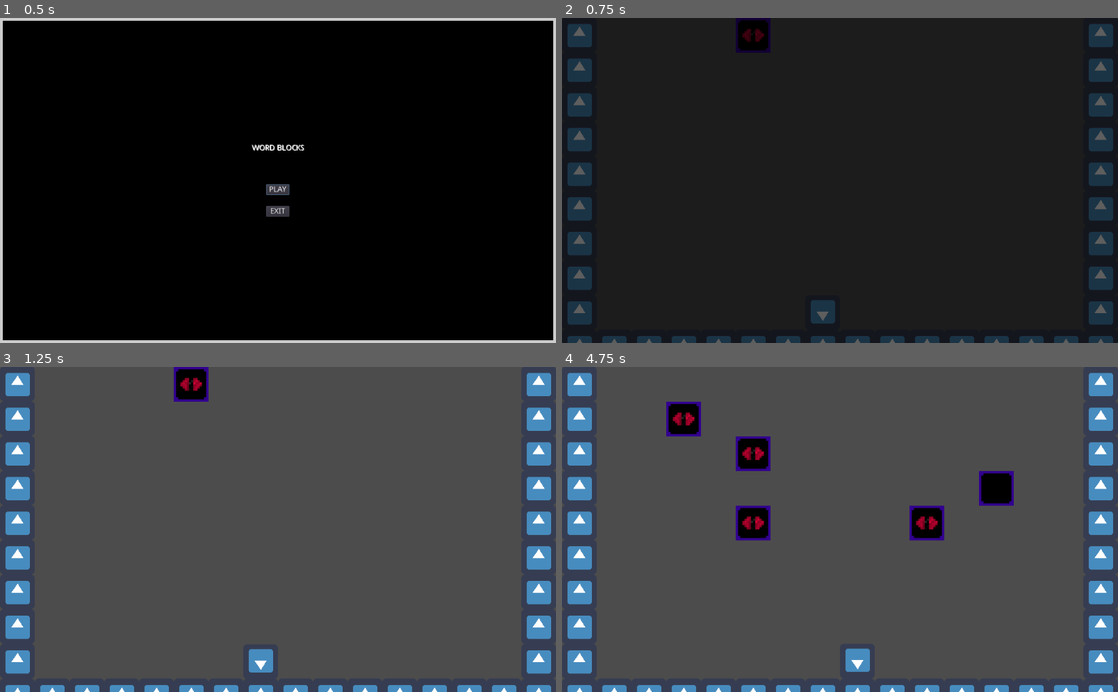
Above: before the commit, frames 1-4 (two rows, left to right).
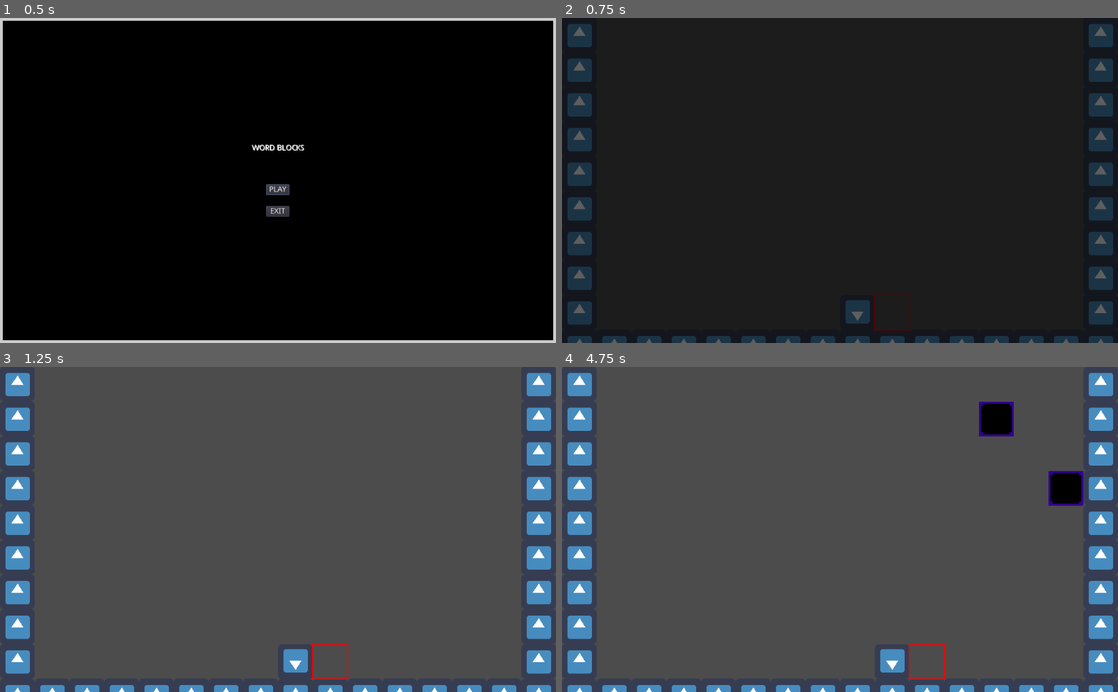
Above: after the commit, the same moments.

Repository: wlehoang/WordBlocks
Game: Godot game, scene res://main.tscn
The game is run twice, just before and just after one commit, with the same random seed, the same clock (stepped at 60 frames per second) and the same inputs. The engine's default icon, where the game draws it, is replaced by a stand-in: a white triangle on a blue panel in a dark square.
Inputs:
- Up to frame 1 (0.5 s): no input
- Up to frame 2 (0.75 s): click "PLAY" at 0.5 s
- Up to frame 3 (1.25 s): no input
- Up to frame 4 (4.75 s): hold E (drop, bound only after the commit) 1.28-2.03 s; hold D (move_right) 1.28-2.78 s; tap W (pickup, bound only after the commit) at 1.55, 2.1, 3.05, 3.6, 4.55 s; tap Enter at 2, 4.25 s; tap E (drop, bound only after the commit) at 2.3, 3.8 s; hold A (move_left) 2.78-3.53 s; hold E (drop, bound only after the commit) 2.78-3.53 s; tap Space at 3.5 s; hold D (move_right) from 3.53 s (still down); hold E (drop, bound only after the commit) from 4.28 s (still down)

Frame 1 is identical in both runs. In frame 2, 1.4% of the frame differs, in the area x 31-63%, y 0-97%; in frame 3, 1.4%; in frame 4, 5.4%, in the area x 18-94%, y 10-97%.

Commit message:
new player movement behavior, player block pickup, fixed gaps between falling blocks

Diff:
--- a/entities/blocks/blocks.gd
+++ b/entities/blocks/blocks.gd
@@ -1,9 +1,13 @@
 extends KinematicBody2D
+
+export (String) var block_type = "empty"
 
 func _ready():
 	get_parent().get_node("%BlockFallTimer").connect("timeout", self, "onBlockFallTimer_timeout")
+	add_to_group("block")
 
 func onBlockFallTimer_timeout():
 	var posDelta = Vector2.ZERO
-	posDelta.y += get_parent().cell_size;
-	var collision = move_and_collide(posDelta)
+	posDelta.y += get_parent().tile_size;
+	if not test_move(transform, posDelta):
+		var collision = move_and_collide(posDelta)
--- a/entities/blocks/blocks.tscn
+++ b/entities/blocks/blocks.tscn
@@ -510,7 +510,7 @@
 "name": "block_empty",
 "speed": 5.0
 }, {
-"frames": [ SubResource( 132 ), SubResource( 85 ), SubResour …(98 unchanged characters)…  86 ), SubResource( 86 ), SubResource( 85 ) ],
+"frames": [ SubResource( 132 ), SubResource( 85 ), SubResour …(98 unchanged characters)…  86 ), SubResource( 86 ), SubResource( 86 ), SubResource( 86 ), SubResource( 86 ), SubResource( 86 ), SubResource( 86 ), SubResource( 86 ), SubResource( 85 ) ],
 "loop": true,
 "name": "block_eye",
 "speed": 8.0
@@ -636,18 +636,20 @@
 "speed": 8.0
 } ]
 
-[sub_resource type="RectangleShape2D" id=66]
-extents = Vector2( 24, 24 )
+[sub_resource type="RectangleShape2D" id=133]
+extents = Vector2( 32, 32 )
 
 [node name="Blocks" type="KinematicBody2D"]
-position = Vector2( 656, 528 )
+position = Vector2( 32, 32 )
+moving_platform_apply_velocity_on_leave = 2
 script = ExtResource( 2 )
 
 [node name="AnimatedSprite" type="AnimatedSprite" parent="."]
+scale = Vector2( 1.34, 1.34 )
 frames = SubResource( 131 )
-animation = "block_eye"
-frame = 3
+animation = "block_empty"
 playing = true
 
 [node name="CollisionShape2D" type="CollisionShape2D" parent="."]
-shape = SubResource( 66 )
+scale = Vector2( 0.99, 0.99 )
+shape = SubResource( 133 )
--- a/entities/player/player.gd
+++ b/entities/player/player.gd
@@ -1,26 +1,84 @@
 extends KinematicBody2D
-var screen_size
-var speed = 128
-var cell_size = 64
+
+onready var facing = $FacingRayCast
+onready var selectionarea = $SelectionArea
+
+var tile_size
+var inventory = null
+var gravity = 1000
 
 func _ready():
-	#screen_size = get_viewport_rect().size
-	#position.x = clamp(screen_size.x/2, 25, screen_size.x - 25)
-	#position.y = clamp(screen_size.y-55, 25, screen_size.y - 25)
+	tile_size = get_parent().tile_size
+	facing.cast_to = Vector2(tile_size, 0)
 	add_to_group("player")
 
-func position_snapped(pos:Vector2):
-	return (pos / cell_size).floor() * cell_size
+func _physics_process(delta):
+	move_and_slide(Vector2(0, gravity), Vector2.UP)
+	if int(position.x) % 32 != 0:
+		position.x = round(position.x / 32) * 32
 
-# warning-ignore:unused_argument
-func _process(delta):
-	pass
+func _unhandled_input(event):
+	if event.is_action_pressed("select_down"):
+		handle_selection_area("down")
+	elif event.is_action_pressed("select_right"):
+		handle_selection_area("right")
+	elif event.is_action_pressed("select_left"):
+		handle_selection_area("left")
+	elif event.is_action_pressed("move_right"):
+		handle_move("right")
+	elif event.is_action_pressed("move_left"):
+		handle_move("left")
+	elif event.is_action_pressed("pickup"):
+		if not inventory:
+			var all_selected = get_tree().get_nodes_in_group("selected")
+			if all_selected.size() > 0:
+				inventory = all_selected[0].block_type
+				all_selected[0].queue_free()
+				print("block picked up: " + str(inventory))
+	elif event.is_action_pressed("drop"):
+		print("block dropped: " + str(inventory))
+		inventory = null
 
-func _input(evt):
-	var posDelta = Vector2.ZERO
-	if evt.is_action_pressed("move_right"):
-		posDelta.x += cell_size
-	if evt.is_action_pressed("move_left"):
-		posDelta.x -= cell_size
+func handle_selection_area(area: String):
+	if area == "down":
+		selectionarea.global_position.x = global_position.x - tile_size
+		selectionarea.global_position.y = global_position.y + tile_size
+	elif area == "right":
+		selectionarea.global_position.x = global_position.x
+		selectionarea.global_position.y = global_position.y
+	elif area == "left":
+		selectionarea.global_position.x = global_position.x - 2*tile_size
+		selectionarea.global_position.y = global_position.y
 
-	var collision = move_and_collide(posDelta)
+func handle_move(direction: String):
+	var pos_delta = Vector2.ZERO
+	if direction == "right":
+		pos_delta.x += tile_size
+		facing.cast_to = Vector2(tile_size, 0)
+	elif direction == "left":
+		pos_delta.x -= tile_size
+		facing.cast_to = Vector2(-tile_size, 0)
+	var collision = move_and_collide(pos_delta)
+	if collision:
+		var collided_object = collision.get_collider()
+		if collided_object.is_in_group("block"):
+			handle_jump()
+			collision = move_and_collide(pos_delta)
+	if direction == "right":
+		handle_selection_area("right")
+	elif direction == "left":
+		handle_selection_area("left")
+
+func handle_jump():
+	var pos_delta = Vector2.ZERO
+	pos_delta.y -= (tile_size * 1.01)
+	if is_on_floor():
+		var collision = move_and_collide(pos_delta)
+
+func _on_SelectionArea_body_entered(body):
+	if body.is_in_group("block"):
+		body.add_to_group("selected")
+
+func _on_SelectionArea_body_exited(body):
+	if body.is_in_group("block"):
+		body.remove_from_group("selected")
--- a/entities/player/player.tscn
+++ b/entities/player/player.tscn
@@ -6,23 +6,47 @@
 [sub_resource type="RectangleShape2D" id=1]
 extents = Vector2( 32, 32 )
 
+[sub_resource type="RectangleShape2D" id=2]
+extents = Vector2( 24.2424, 24.2424 )
+
 [node name="Player" type="KinematicBody2D"]
-position = Vector2( 400, 512 )
+position = Vector2( 32, 632 )
+moving_platform_apply_velocity_on_leave = 2
 script = ExtResource( 2 )
-__meta__ = {
-"_edit_group_": true
-}
 
 [node name="Sprite" type="Sprite" parent="."]
 texture = ExtResource( 1 )
 flip_v = true
 
 [node name="CollisionShape2D" type="CollisionShape2D" parent="."]
+scale = Vector2( 0.99, 0.99 )
 shape = SubResource( 1 )
-__meta__ = {
-"_edit_group_": true
-}
-
-[node name="Position2D" type="Position2D" parent="."]
 
 [node name="AnimationPlayer" type="AnimationPlayer" parent="."]
+
+[node name="FacingRayCast" type="RayCast2D" parent="."]
+modulate = Color( 0, 0, 0, 1 )
+self_modulate = Color( 0, 0, 0, 1 )
+enabled = true
+cast_to = Vector2( 64, 0 )
+
+[node name="SelectionArea" type="Area2D" parent="."]
+z_index = 1
+
+[node name="CollisionShape2D" type="CollisionShape2D" parent="SelectionArea"]
+position = Vector2( 64, 0 )
+scale = Vector2( 0.99, 0.99 )
+shape = SubResource( 2 )
+
+[node name="ColorRect" type="ReferenceRect" parent="SelectionArea"]
+margin_left = 32.0
+margin_top = -32.0
+margin_right = 96.0
+margin_bottom = 32.0
+focus_mode = 2
+mouse_filter = 2
+border_width = 2.0
+editor_only = false
+
+[connection signal="body_entered" from="SelectionArea" to="." method="_on_SelectionArea_body_entered"]
+[connection signal="body_exited" from="SelectionArea" to="." method="_on_SelectionArea_body_exited"]
--- a/levels/level_1/level_1.gd
+++ b/levels/level_1/level_1.gd
@@ -1,32 +1,26 @@
 extends Node2D
 
 const Blocks = preload("res://entities/blocks/blocks.tscn")
+export (String) var scene_name
+export (int) var tile_size = 64
 
-var cell_size = 64
+signal scene_changed(scene_name)
 
 func _ready():
-	set_process_input(true)
-	randomize()
-	spawn(randi() % 20)
+	add_to_group("map")
 
 func _process(delta):
 	pass
-	#randomize()
-	#spawn(randi() % 20)
 
-func spawn(column):
-	var node = Blocks.instance()
-	var current_animation : String = node.get_node("AnimatedSprite").animation
-	var sprite_texture : Texture = node.get_node("AnimatedSprite").frames.get_frame(current_animation, 0)
-	var block_size = Vector2(cell_size, cell_size)
-	var texture_size = sprite_texture.get_size()
-	var scale_factor = block_size * 0.99 / texture_size
-	node.scale = scale_factor
-	var spawn_x = (column + 1.5) * block_size.x
-	node.position = (Vector2(spawn_x, block_size.y / 2))
-	add_child(node)
+func handle_block_spawn(column):
+	var block = Blocks.instance()
+	var current_animation : String = block.get_node("AnimatedSprite").animation
+	block.position = (Vector2((column + 1.5) * tile_size, tile_size / 2))
+	add_child(block)
 
+func handle_next_level():
+	emit_signal("scene_changed", scene_name)
 
 func _on_BlockSpawnTimer_timeout():
 	randomize()
-	spawn(randi() % 20)
+	handle_block_spawn(randi() % 14)
--- a/levels/level_1/level_1.tscn
+++ b/levels/level_1/level_1.tscn
@@ -4,8 +4,8 @@
 [ext_resource path="res://entities/player/player.tscn" type="PackedScene" id=2]
 [ext_resource path="res://icon.png" type="Texture" id=3]
 
-[sub_resource type="ConvexPolygonShape2D" id=1]
-points = PoolVector2Array( 64, 64, 0, 64, 0, 0, 64, 0 )
+[sub_resource type="ConvexPolygonShape2D" id=3]
+points = PoolVector2Array( 64, 64, 0, 64, 0.716736, 1.05162, 63.6775, 0.716721 )
 
 [sub_resource type="TileSet" id=2]
 0/name = "icon.png 0"
@@ -18,20 +18,21 @@
 0/navigation_offset = Vector2( 0, 0 )
 0/shape_offset = Vector2( 0, 0 )
 0/shape_transform = Transform2D( 1, 0, 0, 1, 0, 0 )
-0/shape = SubResource( 1 )
+0/shape = SubResource( 3 )
 0/shape_one_way = false
 0/shape_one_way_margin = 1.0
 0/shapes = [ {
 "autotile_coord": Vector2( 0, 0 ),
 "one_way": false,
 "one_way_margin": 1.0,
-"shape": SubResource( 1 ),
+"shape": SubResource( 3 ),
 "shape_transform": Transform2D( 1, 0, 0, 1, 0, 0 )
 } ]
 0/z_index = 0
 
 [node name="Level" type="Node2D"]
 script = ExtResource( 1 )
+scene_name = "level1"
 
 [node name="TileMap" type="TileMap" parent="."]
 position = Vector2( 0, -1 )
@@ -43,9 +44,13 @@
 tile_data = PoolIntArray( 0, 0, 0, 15, 0, 0, 65536, 0, 0, 65551, 0, 0, 131072, 0, 0, 131087, 0, 0, 196608, 0, 0, 196623 …(372 unchanged characters)…
 
 [node name="Player" parent="." instance=ExtResource( 2 )]
-position = Vector2( 480, 544 )
+position = Vector2( 544, 544 )
+__meta__ = {
+"_edit_group_": true
+}
 
 [node name="BlockSpawnTimer" type="Timer" parent="."]
+wait_time = 2.0
 autostart = true
 
 [node name="BlockFallTimer" type="Timer" parent="."]
--- a/project.godot
+++ b/project.godot
@@ -34,9 +34,34 @@
 "events": [ Object(InputEventKey,"resource_local_to_scene":false,"resource_name":"","device":0,"alt":false,"shift":false,"control":false,"meta":false,"command":false,"pressed":false,"scancode":68,"physical_scancode":0,"unicode":0,"echo":false,"script":null)
  ]
 }
+select_down={
+"deadzone": 0.5,
+"events": [ Object(InputEventKey,"resource_local_to_scene":false,"resource_name":"","device":0,"alt":false,"shift":false,"control":false,"meta":false,"command":false,"pressed":false,"scancode":83,"physical_scancode":0,"unicode":0,"echo":false,"script":null)
+ ]
+}
+pickup={
+"deadzone": 0.5,
+"events": [ Object(InputEventKey,"resource_local_to_scene":false,"resource_name":"","device":0,"alt":false,"shift":false,"control":false,"meta":false,"command":false,"pressed":false,"scancode":87,"physical_scancode":0,"unicode":0,"echo":false,"script":null)
+ ]
+}
+drop={
+"deadzone": 0.5,
+"events": [ Object(InputEventKey,"resource_local_to_scene":false,"resource_name":"","device":0,"alt":false,"shift":false,"control":false,"meta":false,"command":false,"pressed":false,"scancode":69,"physical_scancode":0,"unicode":0,"echo":false,"script":null)
+ ]
+}
 pause={
 "deadzone": 0.5,
 "events": [ Object(InputEventKey,"resource_local_to_scene":false,"resource_name":"","device":0,"alt":false,"shift":false,"control":false,"meta":false,"command":false,"pressed":false,"scancode":16777217,"physical_scancode":0,"unicode":0,"echo":false,"script":null)
+ ]
+}
+select_right={
+"deadzone": 0.5,
+"events": [ Object(InputEventKey,"resource_local_to_scene":false,"resource_name":"","device":0,"alt":false,"shift":true,"control":false,"meta":false,"command":false,"pressed":false,"scancode":68,"physical_scancode":0,"unicode":0,"echo":false,"script":null)
+ ]
+}
+select_left={
+"deadzone": 0.5,
+"events": [ Object(InputEventKey,"resource_local_to_scene":false,"resource_name":"","device":0,"alt":false,"shift":true,"control":false,"meta":false,"command":false,"pressed":false,"scancode":65,"physical_scancode":0,"unicode":0,"echo":false,"script":null)
  ]
 }
 
--- a/ui/transition.gd
+++ b/ui/transition.gd
@@ -12,9 +12,3 @@
 func fade_out():
 	animation_player.play_backwards("Fade In")
 	yield(animation_player, "animation_finished")
-
-func _on_AnimationPlayer_animation_finished(anim_name):
-	print("stop")
-
-func _on_AnimationPlayer_animation_started(anim_name):
-	print("start")
--- a/ui/transition.tscn
+++ b/ui/transition.tscn
@@ -32,6 +32,3 @@
 [node name="AnimationPlayer" type="AnimationPlayer" parent="."]
 root_node = NodePath("../..")
 "anims/Fade In" = SubResource( 1 )
-
-[connection signal="animation_finished" from="AnimationPlayer" to="." method="_on_AnimationPlayer_animation_finished"]
-[connection signal="animation_started" from="AnimationPlayer" to="." method="_on_AnimationPlayer_animation_started"]
Not shown: 1 places in entities/player/player.tscn that only renumber resources
